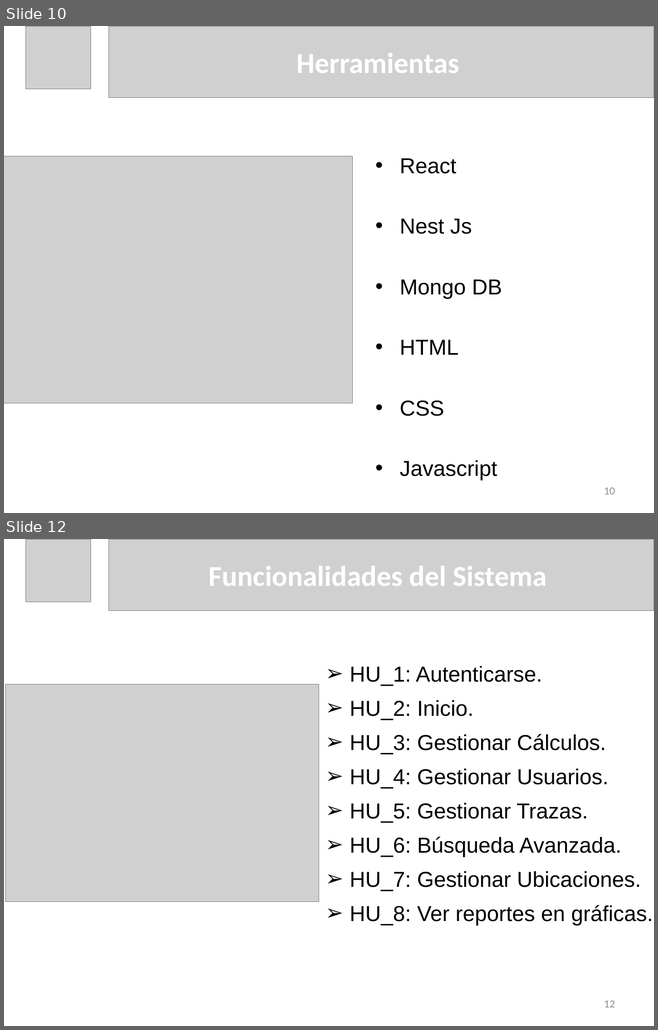
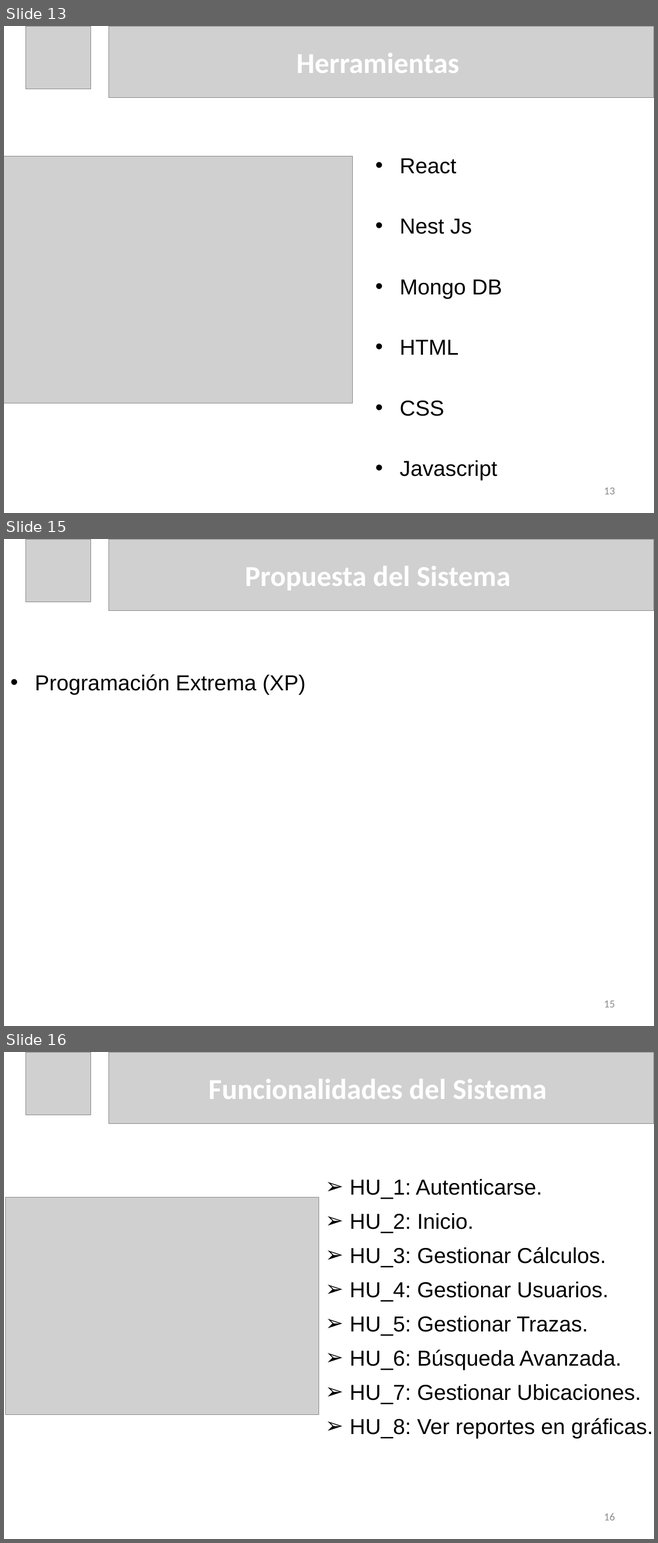
Before and after one commit to dariel-cabrera/MoreCoasts, a slide deck: DOC/Presentacion de Tesis Dariel Cabrera Lopez.pptx. Shown one above the other, each under a label of ours: slides 10 and 12 before the commit, slides 13, 15 and 16 after it; the slides between them are not shown. The pictures are 658x1030 and 658x1543 pixels, drawn with LibreOffice and Linux fonts; fonts in the diff are those of the drawing; grey boxes stand for pictures. Boxes give left, top, right and bottom in pixels: in the first picture for what was removed or moved away, otherwise in the second. Text is boxed around its words. In the diff, an @@ line names an element or a change of style, - is before the commit and + after.

```diff
--- a/DOC/Presentacion de Tesis Dariel Cabrera Lopez.pptx
+++ b/DOC/Presentacion de Tesis Dariel Cabrera Lopez.pptx
@@ slide 15 added at <box>4,539,654,1026</box>, background #FFFFFF @@
@@ picture added at <box>25,539,91,602</box> @@
@@ picture added at <box>108,539,654,611</box> @@
@@ title added at <box>245,566,510,590</box>, 32 pt, text #FFFFFF, bold @@
+Propuesta del Sistema
@@ text added at <box>35,674,306,695</box>, 24 pt, text #000000 @@
+• Programación Extrema (XP)
@@ page number added at <box>604,1001,615,1008</box>, 12 pt, text #8C8C8C @@
+15
@@ what was slide 10 is now slide 13 @@
@@ page number at <box>604,488,615,495</box>: text changed @@
-10
+13
@@ what was slide 12 is now slide 16 @@
@@ page number at <box>604,1513,615,1521</box>: text changed @@
-12
+16
```
Also in this commit, not shown: 4 slides changed, 9 other slides added, 4 other files.
